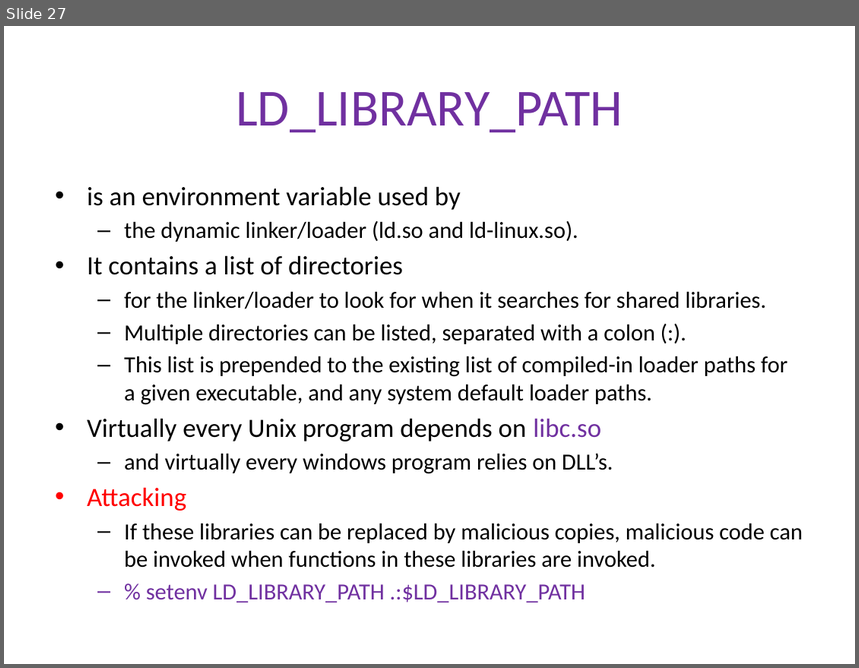
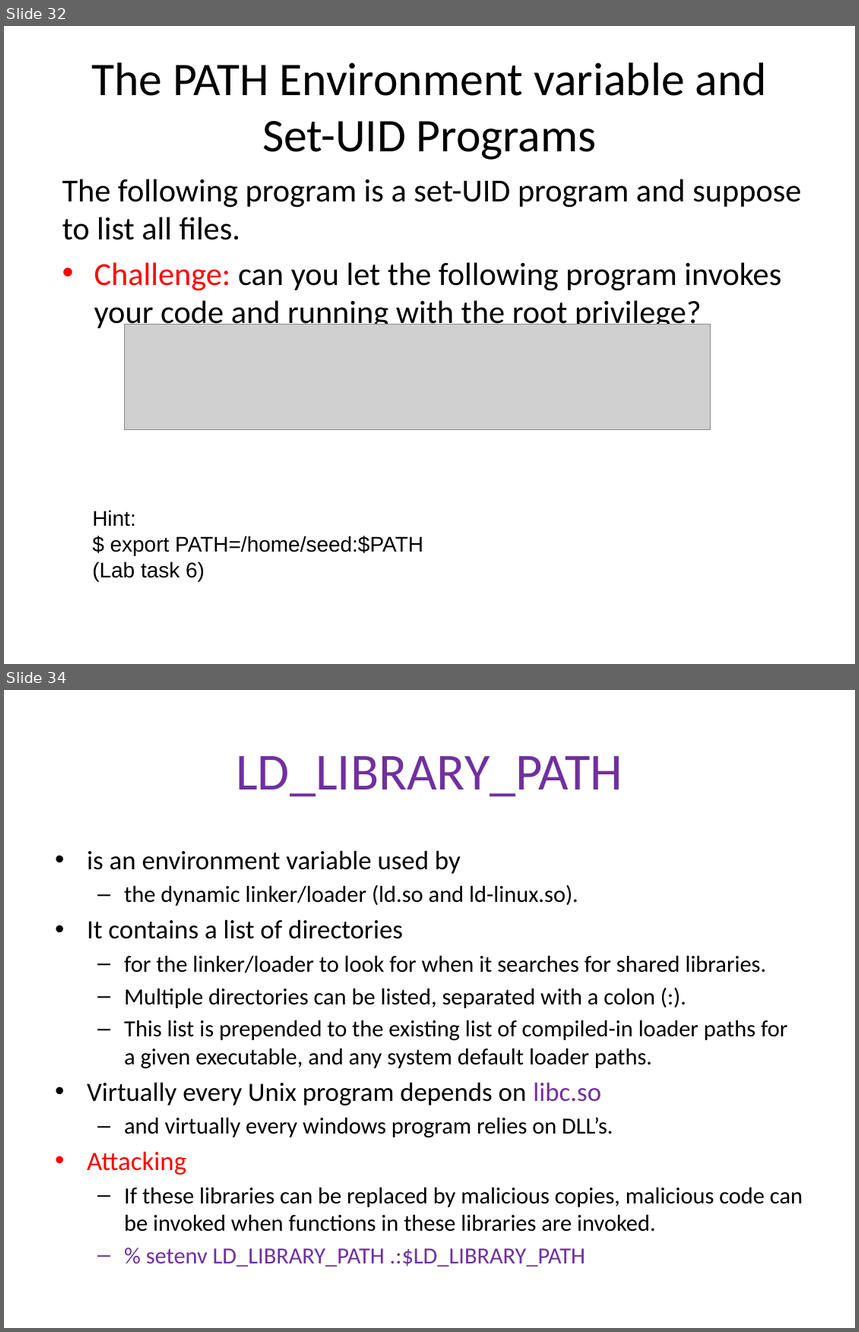
Before and after one commit to Bowie-State-University/CS-Courses, a slide deck: COSC402_545_Software_OS_Security/MyPPTs/2_setUID/5_set-UID/Set-UID Privileged Programs.pptx. Shown one above the other, each under a label of ours: slide 27 before the commit, slides 32 and 34 after it; the slides between them are not shown. The pictures are 859x668 and 859x1332 pixels, drawn with LibreOffice and Linux fonts; fonts in the diff are those of the drawing; grey boxes stand for pictures. Boxes give left, top, right and bottom in pixels: in the first picture for what was removed or moved away, otherwise in the second. Text is boxed around its words. In the diff, an @@ line names an element or a change of style, - is before the commit and + after.

```diff
--- a/COSC402_545_Software_OS_Security/MyPPTs/2_setUID/5_set-UID/Set-UID Privileged Programs.pptx
+++ b/COSC402_545_Software_OS_Security/MyPPTs/2_setUID/5_set-UID/Set-UID Privileged Programs.pptx
@@ slide 32 added at <box>4,26,855,664</box>, background #FFFFFF @@
@@ title added at <box>91,62,767,160</box>, 39.6 pt, text #000000 @@
+The PATH Environment variable and Set-UID Programs
@@ text added at <box>63,179,801,332</box>, 27.2 pt, text #000000 @@
+The following program is a set-UID program and suppose to list all files.
+• Challenge: can you let the following program invokes your code and running with the root privilege?
@@ picture added at <box>125,324,711,430</box> @@
@@ text added at <box>92,510,424,582</box>, 18 pt, text #000000 @@
+Hint:
+$ export PATH=/home/seed:$PATH
+(Lab task 6)
@@ what was slide 27 is now slide 34 @@
```
Also in this commit, not shown: 7 slides changed, 6 other slides added, 1 other file.
